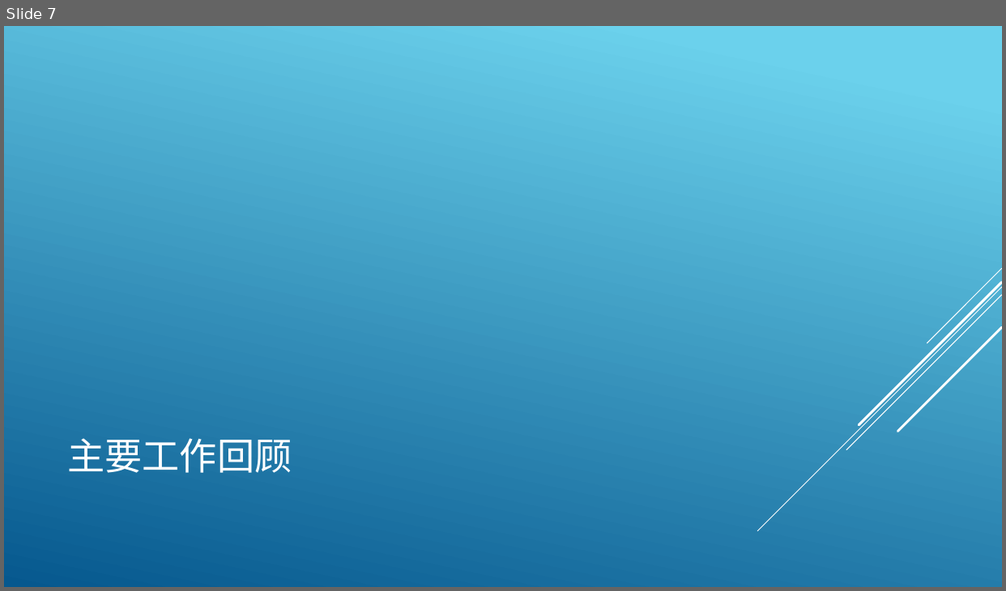
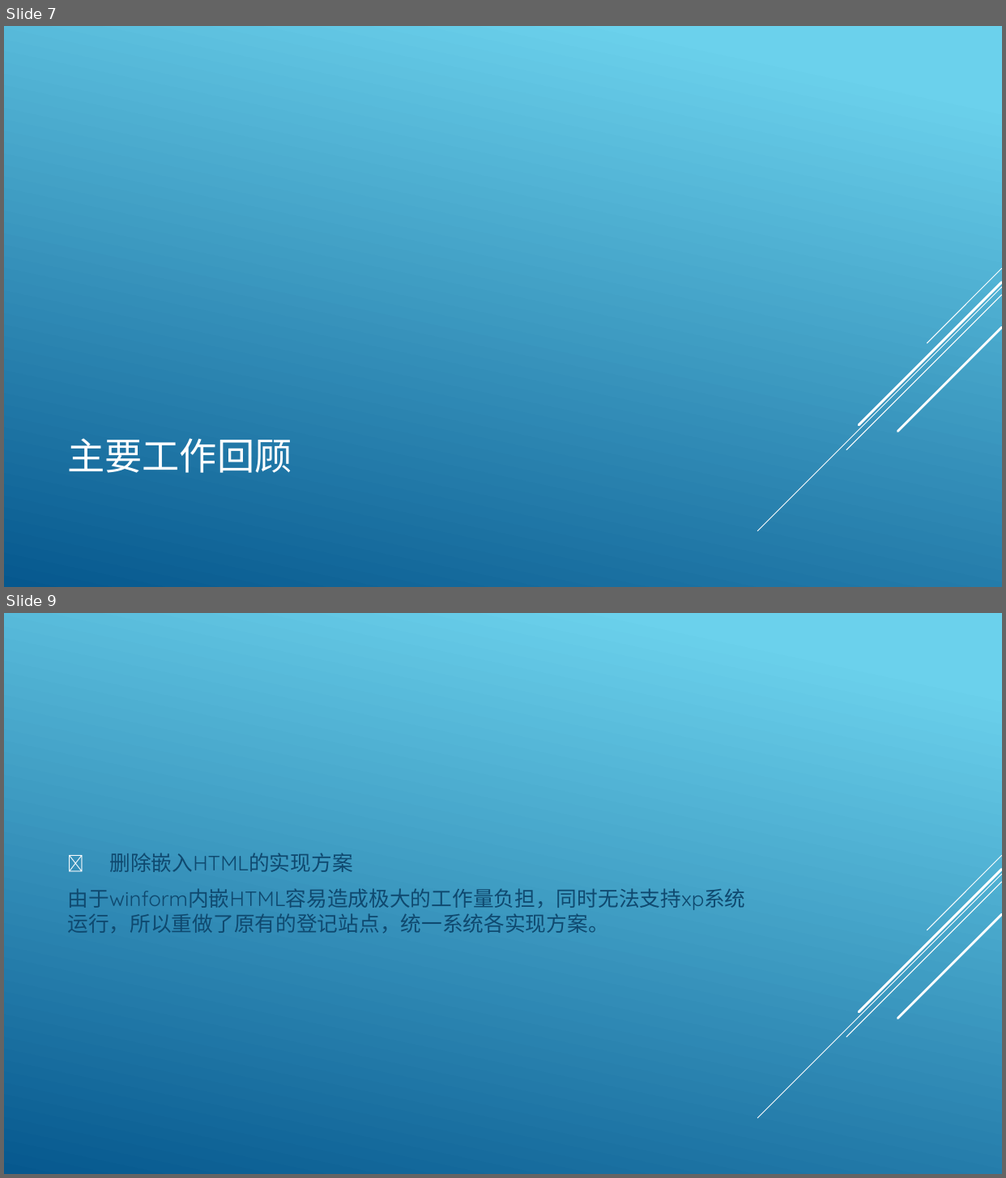
Before and after one commit to charismafight/wangpan, a slide deck: 研发部2018年年度总结.pptx. Shown one above the other, each under a label of ours: slide 7 before the commit, slides 7 and 9 after it; the slides between them are not shown. The pictures are 1006x591 and 1006x1178 pixels, drawn with LibreOffice and Linux fonts; fonts in the diff are those of the drawing. Boxes give left, top, right and bottom in pixels: in the first picture for what was removed or moved away, otherwise in the second. Text is boxed around its words. In the diff, an @@ line names an element or a change of style, - is before the commit and + after.

```diff
--- a/研发部2018年年度总结.pptx
+++ b/研发部2018年年度总结.pptx
@@ slide 9 added at (4, 613, 1002, 1174), background gradient #6ED2EB to #06588E; not listed: 5 template elements that a slide beside it also shows @@
@@ text added at (67, 853, 745, 933), 20 pt, text #0F496F @@
+2. 删除嵌入HTML的实现方案
+由于winform内嵌HTML容易造成极大的工作量负担，同时无法支持xp系统运行，所以重做了原有的登记站点，统一系统各实现方案。
```
Also in this commit, not shown: 2 slides changed, 5 other slides added, 1 slide removed.
